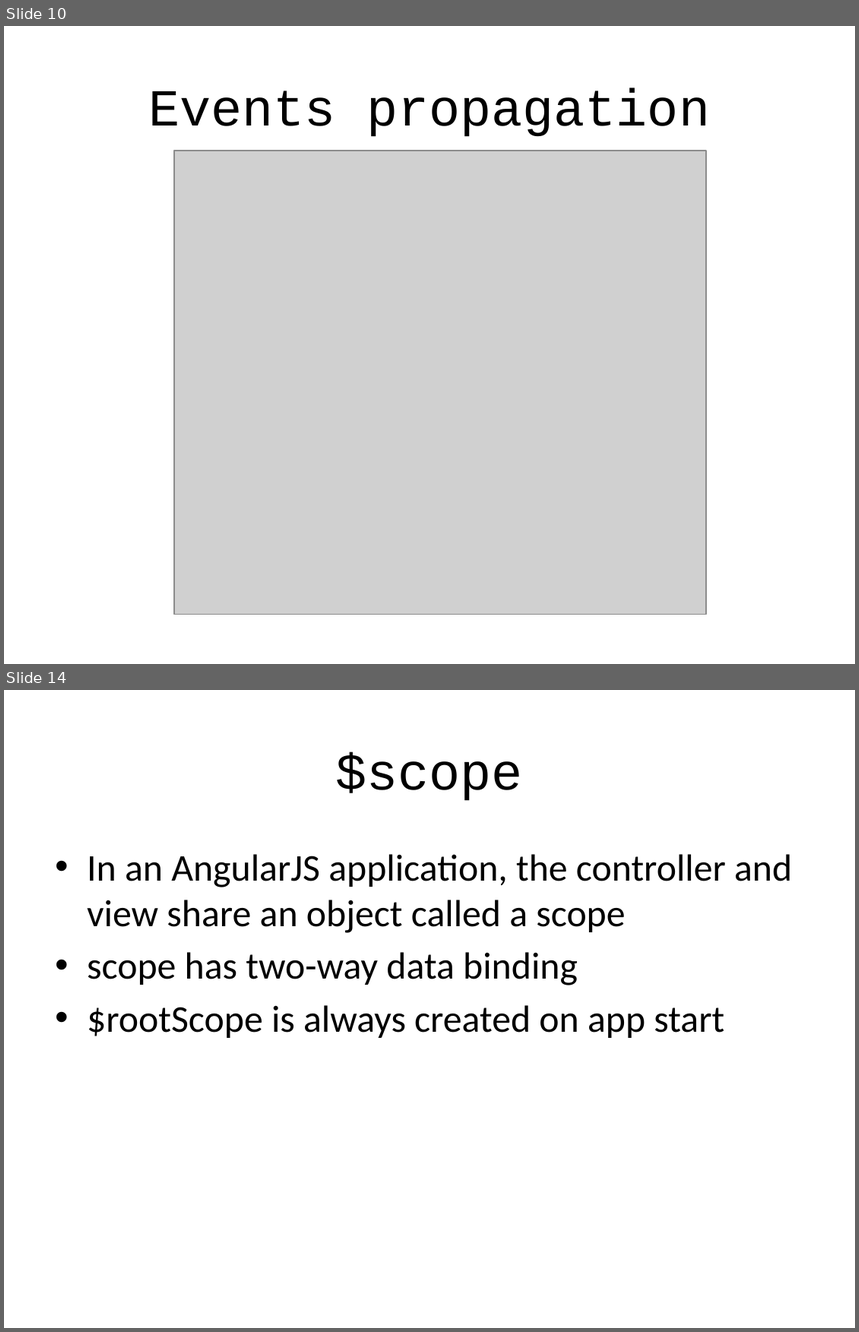
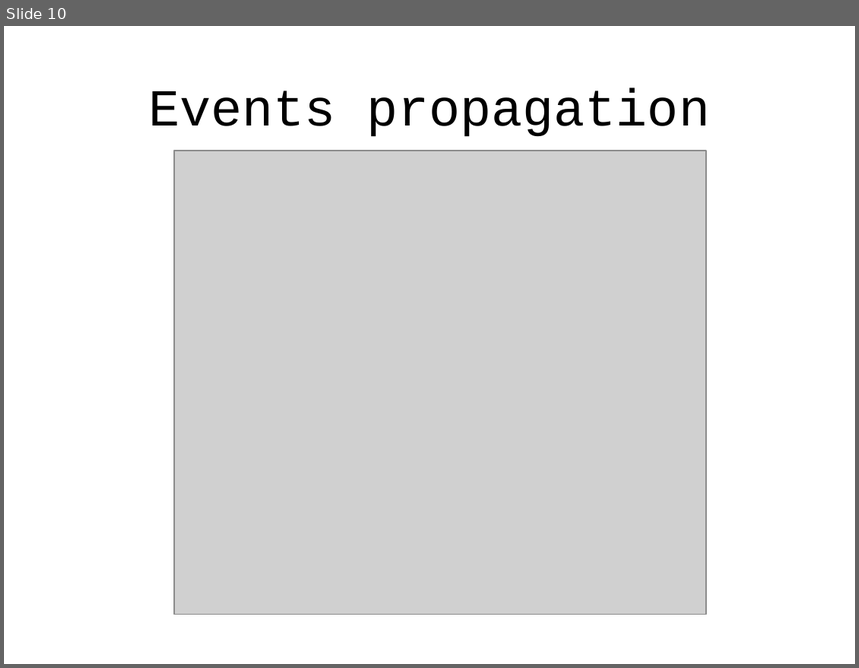
Before and after one commit to alexeymatveevp/angularjs-course, a slide deck: docs/02_ng_basics_followup.pptx. Shown one above the other, each under a label of ours: slides 10 and 14 before the commit, slide 10 after it; the slides between them are not shown. The pictures are 859x1332 and 859x668 pixels, drawn with LibreOffice and Linux fonts; fonts in the diff are those of the drawing; grey boxes stand for pictures. Boxes give left, top, right and bottom in pixels: in the first picture for what was removed or moved away, otherwise in the second. Text is boxed around its words. In the diff, an @@ line names an element or a change of style, - is before the commit and + after.

```diff
--- a/docs/02_ng_basics_followup.pptx
+++ b/docs/02_ng_basics_followup.pptx
@@ slide 14 removed at (x1=4, y1=690, x2=855, y2=1328), background #FFFFFF @@
@@ title removed at (x1=336, y1=752, x2=523, y2=801) @@
-$scope
@@ text removed at (x1=87, y1=854, x2=792, y2=1038) @@
-• In an AngularJS application, the controller and view share an object called a scope
-• scope has two-way data binding
-• $rootScope is always created on app start
```
Also in this commit, not shown: 3 slides changed, 5 slides added, 10 other slides removed, 9 other files.
